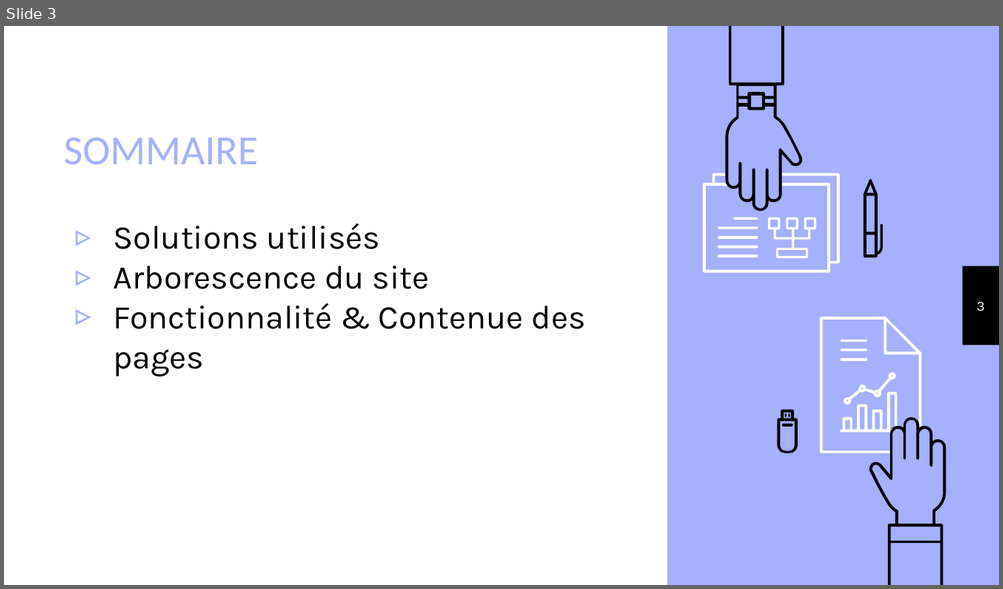
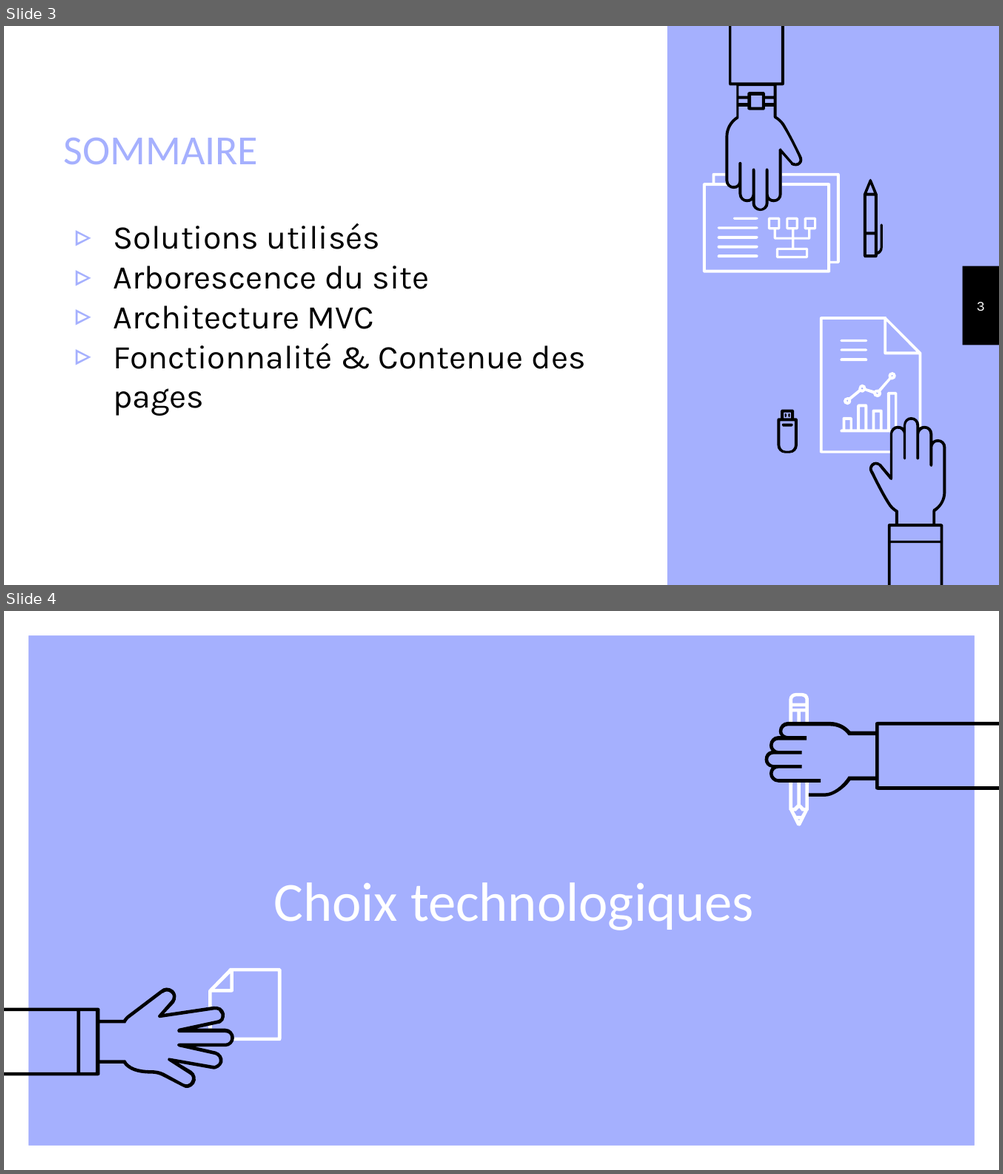
Before and after one commit to WCraW/OpenClassRoomP3, a slide deck: Slide Projet 3.pptx. Shown one above the other, each under a label of ours: slide 3 before the commit, slides 3 and 4 after it. The pictures are 1003x589 and 1003x1174 pixels, drawn with LibreOffice and Linux fonts; fonts in the diff are those of the drawing. Boxes give left, top, right and bottom in pixels: in the first picture for what was removed or moved away, otherwise in the second. Text is boxed around its words. In the diff, an @@ line names an element or a change of style, - is before the commit and + after.

```diff
--- a/Slide Projet 3.pptx
+++ b/Slide Projet 3.pptx
@@ slide 4 added at (x1=4, y1=611, x2=999, y2=1170), background #A5B0FE @@
@@ frame added at (x1=4, y1=611, x2=999, y2=1170), fill #FFFFFF @@
@@ freeform shape added at (x1=788, y1=693, x2=808, y2=722), fill #FFFFFF @@
@@ freeform shape added at (x1=765, y1=721, x2=999, y2=796), fill #000000 @@
@@ freeform shape added at (x1=788, y1=782, x2=808, y2=826), fill #FFFFFF @@
@@ title added at (x1=274, y1=883, x2=754, y2=931), 40 pt, text #FFFFFF @@
+Choix technologiques
@@ freeform shape added at (x1=5, y1=988, x2=234, y2=1089), fill #000000 @@
@@ freeform shape added at (x1=209, y1=968, x2=282, y2=1041), fill #FFFFFF @@
@@ freeform shape added at (x1=208, y1=1025, x2=211, y2=1028), fill #FFFFFF @@
@@ slide 3 changed as well @@
@@ text at (x1=114, y1=306, x2=374, y2=329): paragraph added @@
+▹ Architecture MVC
```
Also in this commit, not shown: 4 other slides changed, 5 other slides added, 4 slides removed, 1 other file.
